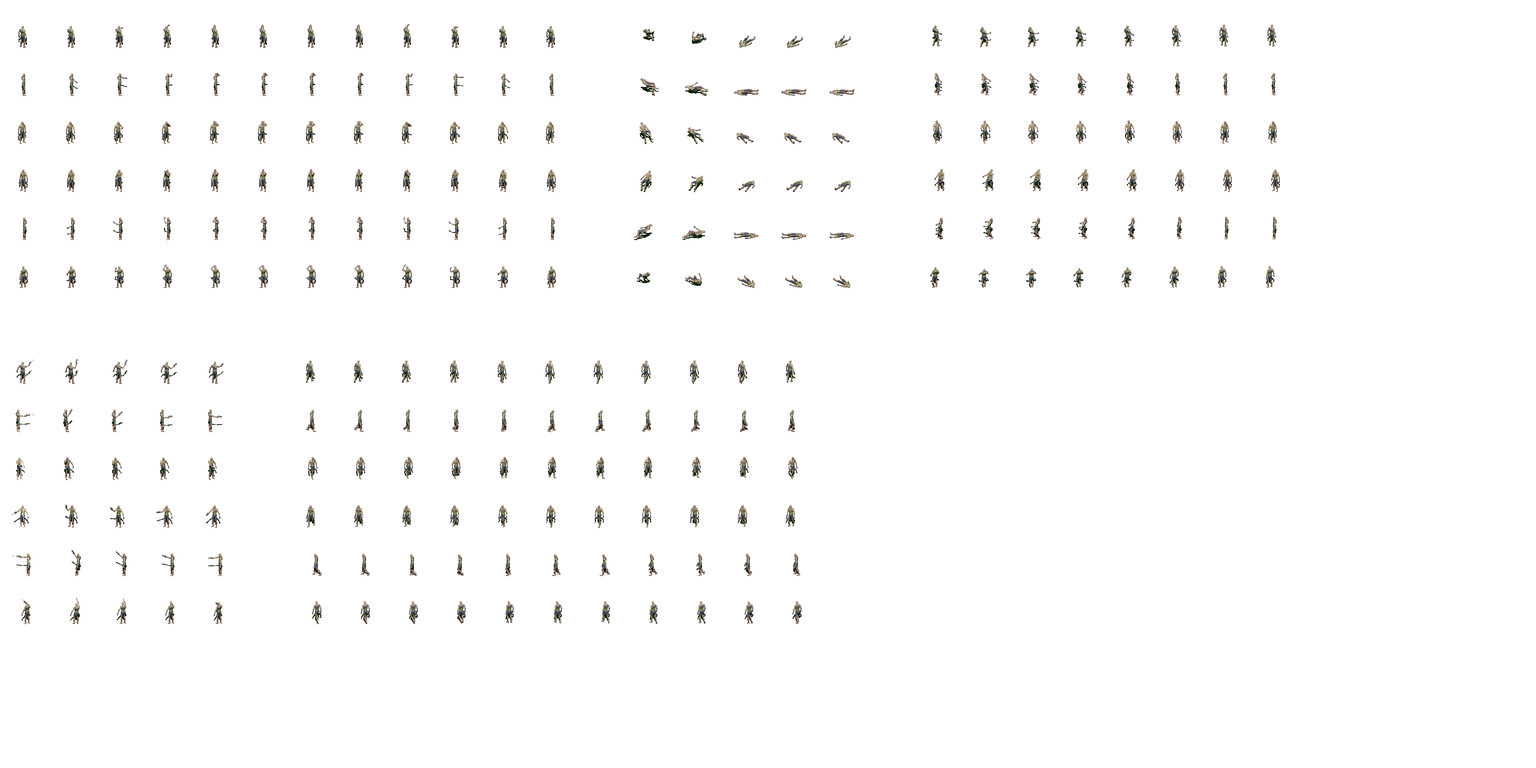
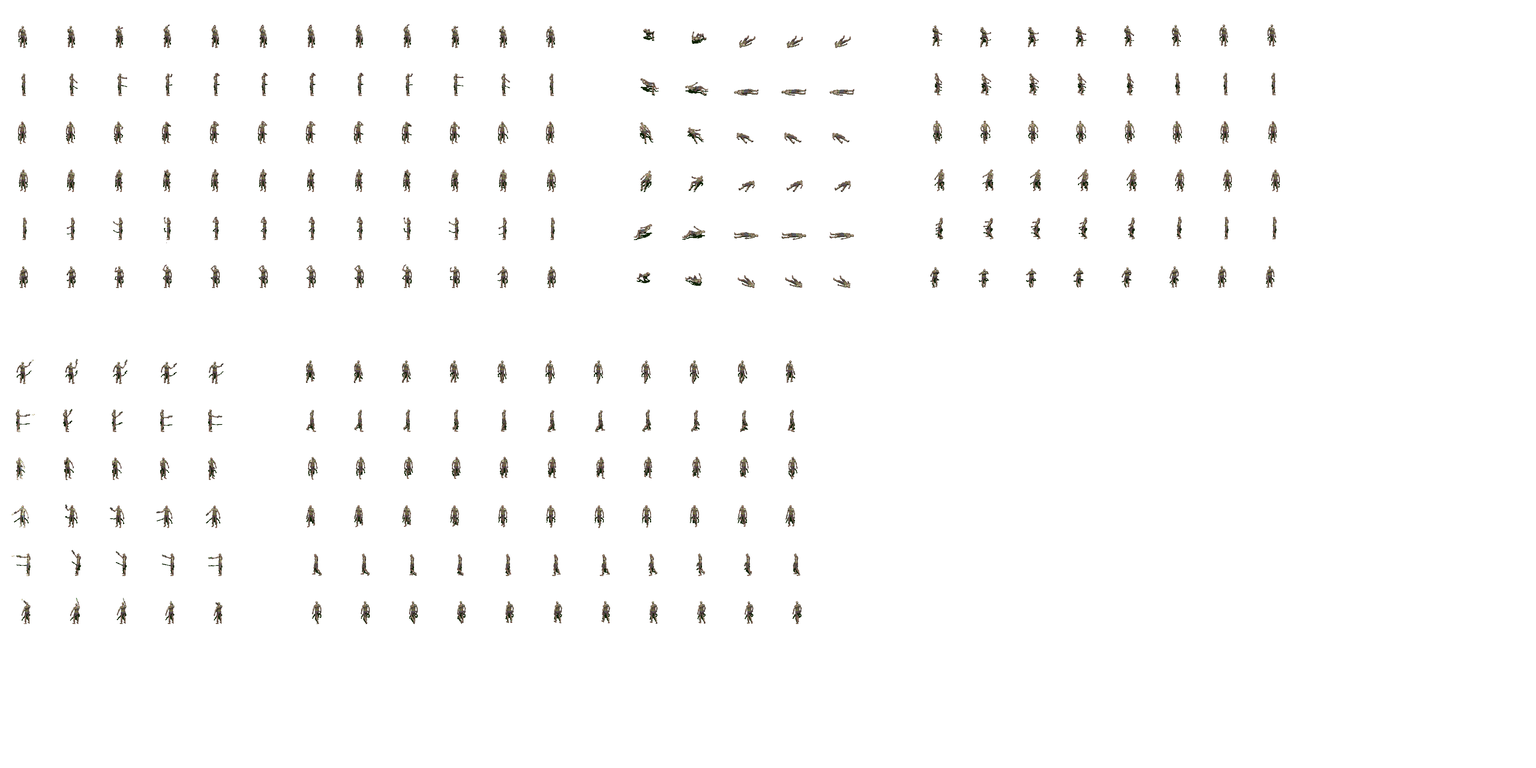
Revision of a layered 1536x768 image; what changed, layer by layer:
painted on "Pistol_Idle" over [11, 24, 1280, 624]
removed layer "Pistol_Walk" over [305, 360, 802, 624]
removed layer "Fall backwards" over [633, 28, 855, 288]
removed layer "Hit" over [930, 24, 1280, 288]
removed layer "Pistol_Shot3" over [11, 358, 224, 624]
